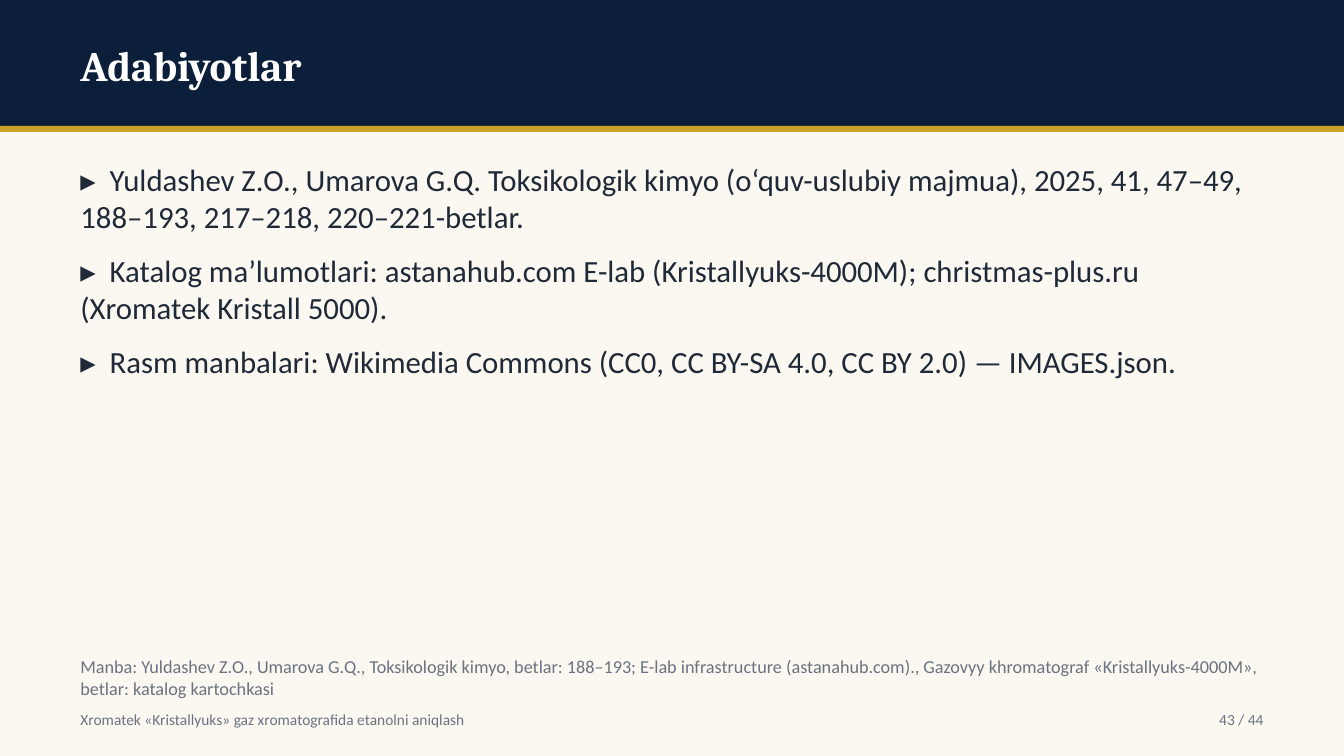
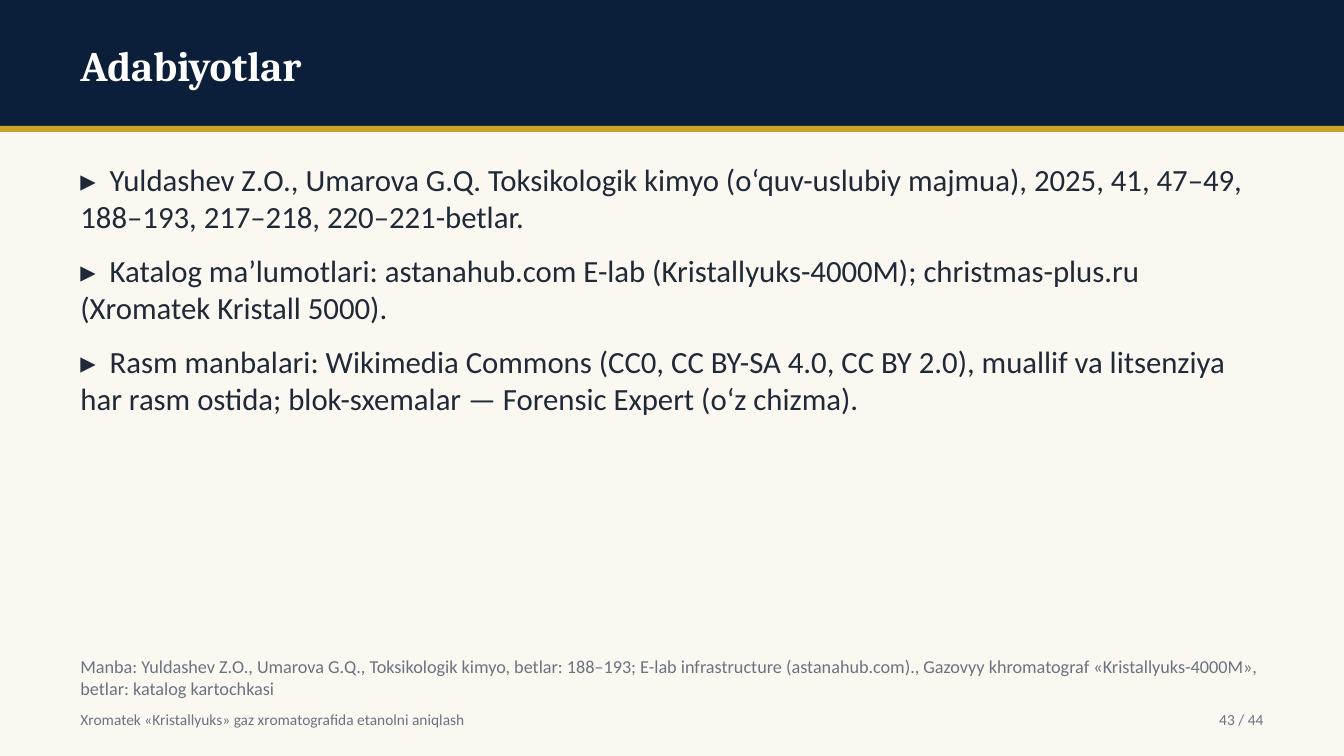
Before and after one commit to davlatsudekspert/forensic-expert, a slide deck: slide 43 of out/instr-01-kristallyuks-etanol.pptx. Drawn at 1344x756 pixels with LibreOffice and Linux fonts; fonts in the diff are those of the drawing. Boxes give left, top, right and bottom in pixels: in the first picture for what was removed or moved away, otherwise in the second. Text is boxed around its words. In the diff, an @@ line names an element or a change of style, - is before the commit and + after.

```diff
--- a/out/instr-01-kristallyuks-etanol.pptx
+++ b/out/instr-01-kristallyuks-etanol.pptx
@@ text at box(80, 350, 1225, 415): text changed @@
-▸ Rasm manbalari: Wikimedia Commons (CC0, CC BY-SA 4.0, CC BY 2.0) — IMAGES.json.
+▸ Rasm manbalari: Wikimedia Commons (CC0, CC BY-SA 4.0, CC BY 2.0), muallif va litsenziya har rasm ostida; blok-sxemalar — Forensic Expert (o‘z chizma).
```
Also in this commit, not shown: 1 other file.
